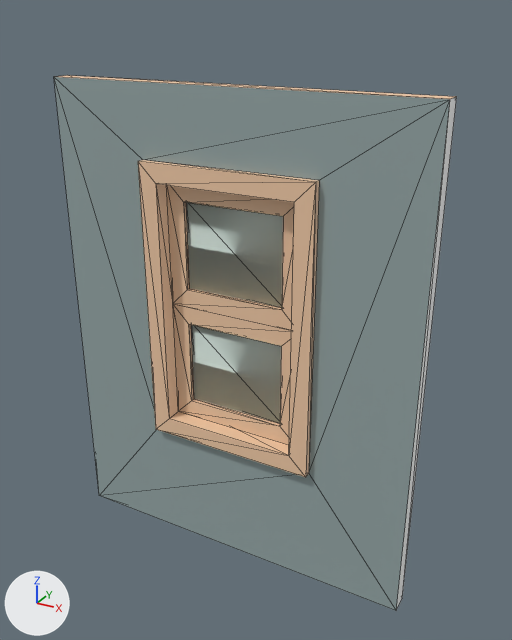
The FBX model Assets/FurnitureKit/wallWindowSlide.fbx: old version first, new version second.
The view is the same before and after, from a 50 mm camera at (3.53, -14.31, 14.47) aimed at (-4.52, 0.34, 7.15). Every picture has the same lights, and +X, +Y and +Z are marked at lower left. The first picture is the older version. Mesh edges are drawn as thin lines. Where no turn or scale is listed for an object, it has been applied to the vertices. Vertices at exactly the same position are counted once.

Objects in the first picture: 'wallWindowSlide', 'windowBottom', 'windowTop'.
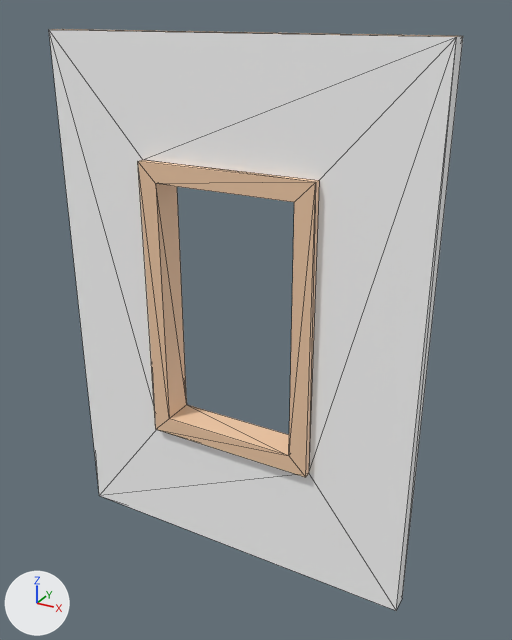
The newer file is also turned or shifted as a whole; pictures and numbers use the older file's frame.

What changed in the scene script:
```text
Change me_mesh_004:
    used by ob_wallwindowslide; location = (0.0, 0.0, 0.0)
    remove me_mesh_004.from_pydata(...)  # 32 vertices, 64 faces; spans x -10.0..0.0, y -0.45..0.45, z 0.0..12.9
    add me_mesh_004.from_pydata(...)  # 32 vertices, 64 faces; spans x -10.0..0.0, y -0.45..0.45, z 0.0..14.0
    me_mesh_004 part 1: 32 of 32 vertices moved; they spanned x -10.0..0.0, y -0.45..0.45, z 0.0..12.9 and now span x -10.0..0.0, y -0.45..0.45, z 0.0..14.0; mean shift (0.0, 0.0, 0.14)
Remove ob_windowbottom:
    ob_windowbottom = bpy.data.objects.new('windowBottom', me_mesh_005)
    ob_windowbottom.location = (0.0, 0.25, 0.0)
Remove ob_windowtop:
    ob_windowtop = bpy.data.objects.new('windowTop', me_mesh_006)
    ob_windowtop.location = (0.0, 0.0, 0.0)
```

What differs and where, as boxes [x1, y1, x2, y2] in the pictures (512 x 640 px):
'wallWindowSlide', reshaped (9% taller): before [54, 75, 457, 611]; after [49, 29, 463, 611]
'windowTop', deleted: before [167, 185, 294, 330]
    faces in mat_glass_001 (white #daebe3): [186, 202, 283, 308]
    faces in mat_wood_003 (beige #f3cca8): [167, 185, 294, 330]
'windowBottom', deleted: before [173, 304, 291, 445]
    faces in mat_glass_001 (white #daebe3): [191, 325, 281, 423]
    faces in mat_wood_003 (beige #f3cca8): [173, 304, 291, 445]
